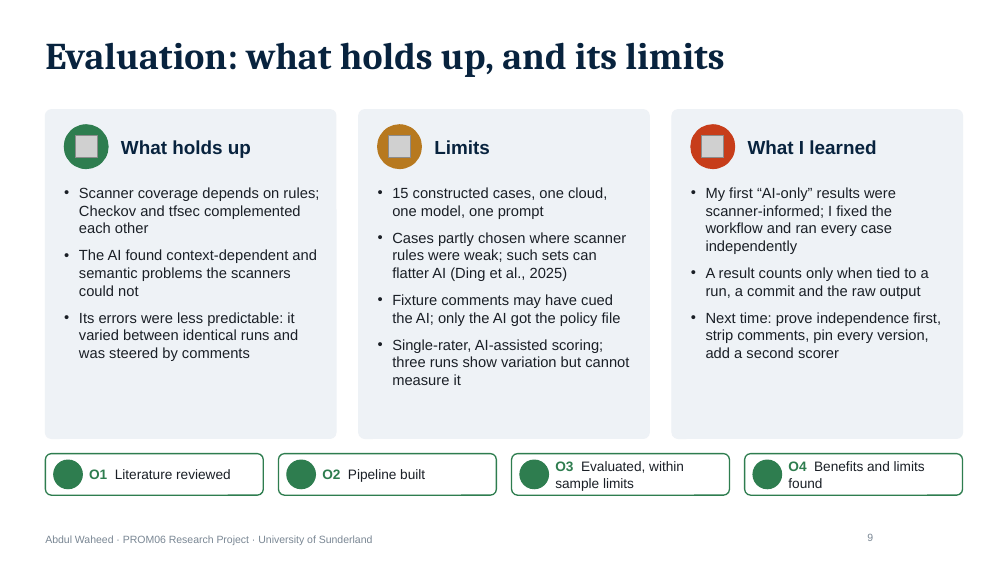
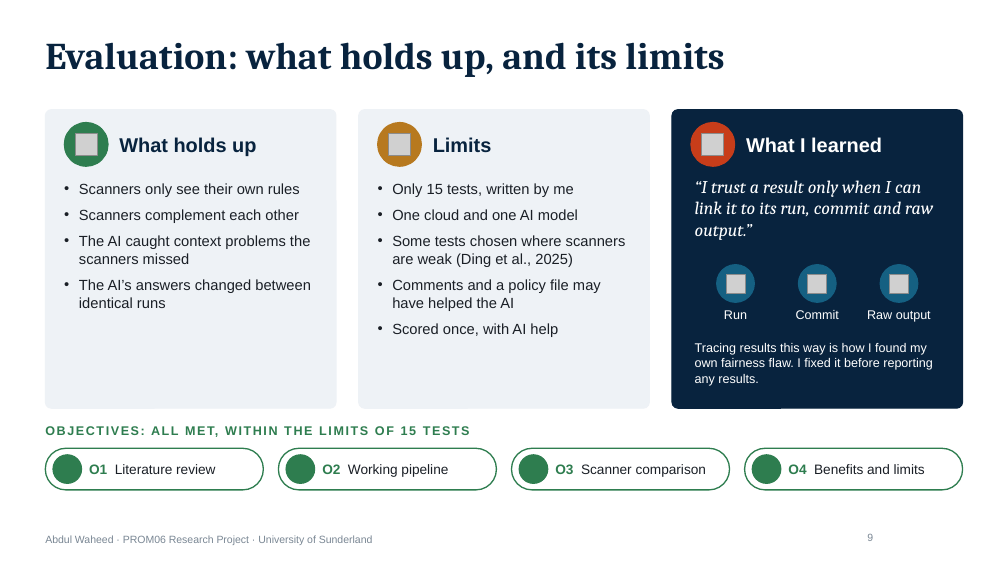
Before and after one commit to abdulwaheed384/ai-pr-review, a slide deck: slide 9 of evidence/prom06/presentation/PROM06_Presentation_AbdulWaheed_209333039.pptx. Drawn at 1008x567 pixels with LibreOffice and Linux fonts; fonts in the diff are those of the drawing; grey boxes stand for pictures; background and template pictures are left out. Boxes give left, top, right and bottom in pixels: in the first picture for what was removed or moved away, otherwise in the second. Text is boxed around its words. In the diff, an @@ line names an element or a change of style, - is before the commit and + after.

```diff
--- a/evidence/prom06/presentation/PROM06_Presentation_AbdulWaheed_209333039.pptx
+++ b/evidence/prom06/presentation/PROM06_Presentation_AbdulWaheed_209333039.pptx
@@ rounded rectangle: place and size @@
-rounded rectangle at (45,110,336,439)
+rounded rectangle at (45,110,336,408)
@@ rounded rectangle: place and size @@
-rounded rectangle at (358,110,649,439)
+rounded rectangle at (358,110,649,408)
@@ rounded rectangle: place and size @@
-rounded rectangle at (672,110,963,439)
+rounded rectangle at (672,110,963,408)
@@ rounded rectangle at (672,110,963,408): fill #EEF2F6 to #08233E; outline #EEF2F6 1 pt to #08233E 1 pt @@
@@ text "What holds up" at (119,137,256,156): size 18 to 19 pt @@
@@ text "Limits" at (433,137,492,153): size 18 to 19 pt @@
@@ text "What I learned" at (746,137,882,153): size 18 to 19 pt, text colour #08233E to #FFFFFF @@
@@ text at (79,183,311,308): text changed @@
-• Scanner coverage depends on rules; Checkov and tfsec complemented each other
-• The AI found context-dependent and semantic problems the scanners could not
-• Its errors were less predictable: it varied between identical runs and was steered by comments
+• Scanners only see their own rules
+• Scanners complement each other
+• The AI caught context problems the scanners missed
+• The AI’s answers changed between identical runs
@@ text at (392,183,626,337): text changed @@
-• 15 constructed cases, one cloud, one model, one prompt
-• Cases partly chosen where scanner rules were weak; such sets can flatter AI (Ding et al., 2025)
-• Fixture comments may have cued the AI; only the AI got the policy file
-• Single-rater, AI-assisted scoring; three runs show variation but cannot measure it
+• Only 15 tests, written by me
+• One cloud and one AI model
+• Some tests chosen where scanners are weak (Ding et al., 2025)
+• Comments and a policy file may have helped the AI
+• Scored once, with AI help
@@ text at (695,180,933,240): text changed; size 14 to 17 pt; font Arial to Cambria; text colour #1A1F26 to #FFFFFF; italic on @@
-• My first “AI-only” results were scanner-informed; I fixed the workflow and ran every case independently
-• A result counts only when tied to a run, a commit and the raw output
-• Next time: prove independence first, strip comments, pin every version, add a second scorer
+“I trust a result only when I can link it to its run, commit and raw output.”
@@ ellipse added at (717,265,755,302), fill #156082, outline #156082 1 pt @@
@@ ellipse added at (799,265,836,302), fill #156082, outline #156082 1 pt @@
@@ ellipse added at (880,265,918,302), fill #156082, outline #156082 1 pt @@
@@ picture added at (726,274,745,293) @@
@@ picture added at (808,274,827,293) @@
@@ picture added at (890,274,909,293) @@
@@ text added at (724,310,747,319), 12 pt, text #FFFFFF @@
+Run
@@ text added at (796,310,839,319), 12 pt, text #FFFFFF @@
+Commit
@@ text added at (867,310,931,322), 12 pt, text #FFFFFF @@
+Raw output
@@ text added at (695,343,933,386), 12 pt, text #FFFFFF @@
+Tracing results this way is how I found my own fairness flaw. I fixed it before reporting any results.
@@ text added at (45,423,963,445), 12 pt, text #2E7D4F, bold @@
+OBJECTIVES: ALL MET, WITHIN THE LIMITS OF 15 TESTS
@@ proportions changed in 4 elements at (45,448,263,490), (278,448,496,490), (512,448,730,490), (745,448,963,490) @@
@@ text at (89,464,215,474): text changed @@
-O1 Literature reviewed
+O1 Literature review
@@ text at (322,464,448,477): text changed @@
-O2 Pipeline built
+O2 Working pipeline
@@ text at (555,464,706,477): text changed @@
-O3 Evaluated, within sample limits
+O3 Scanner comparison
@@ 4 rounded rectangles, 4 ellipses: place and size @@
-4 rounded rectangles, 4 ellipses at (45,454,963,495)
+4 rounded rectangles, 4 ellipses at (45,448,963,490)
@@ text at (788,464,925,474): text changed @@
-O4 Benefits and limits found
+O4 Benefits and limits
```
Also in this commit, not shown: 7 other slides changed, 1 slide added, 1 slide removed, 8 other files.
